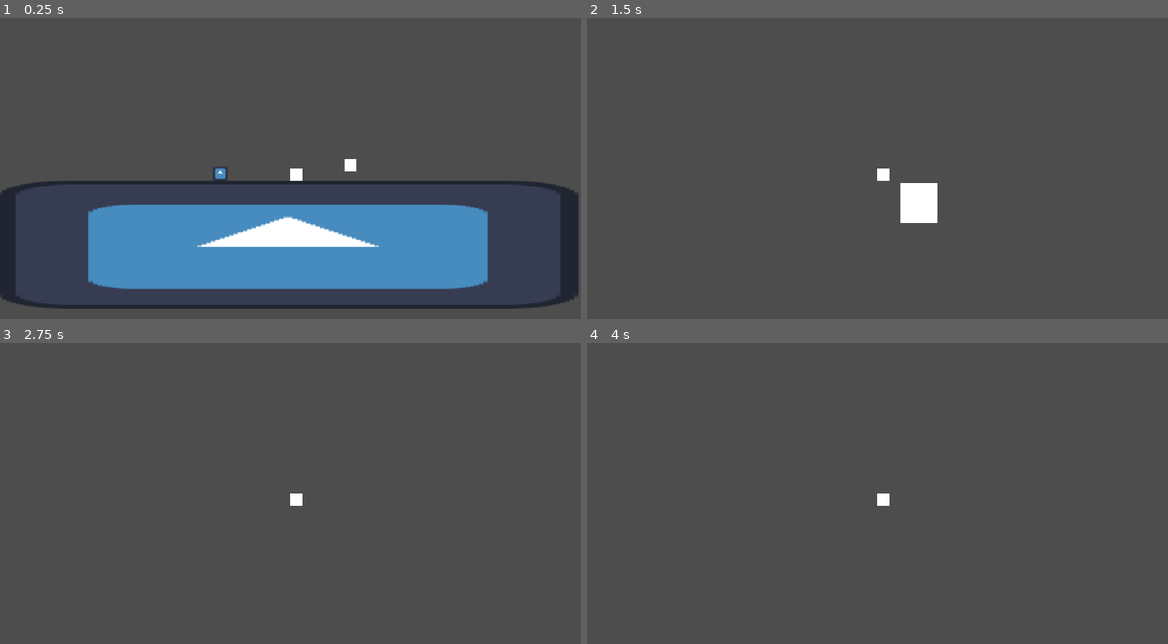
Above: before the commit, frames 1-4 (two rows, left to right).
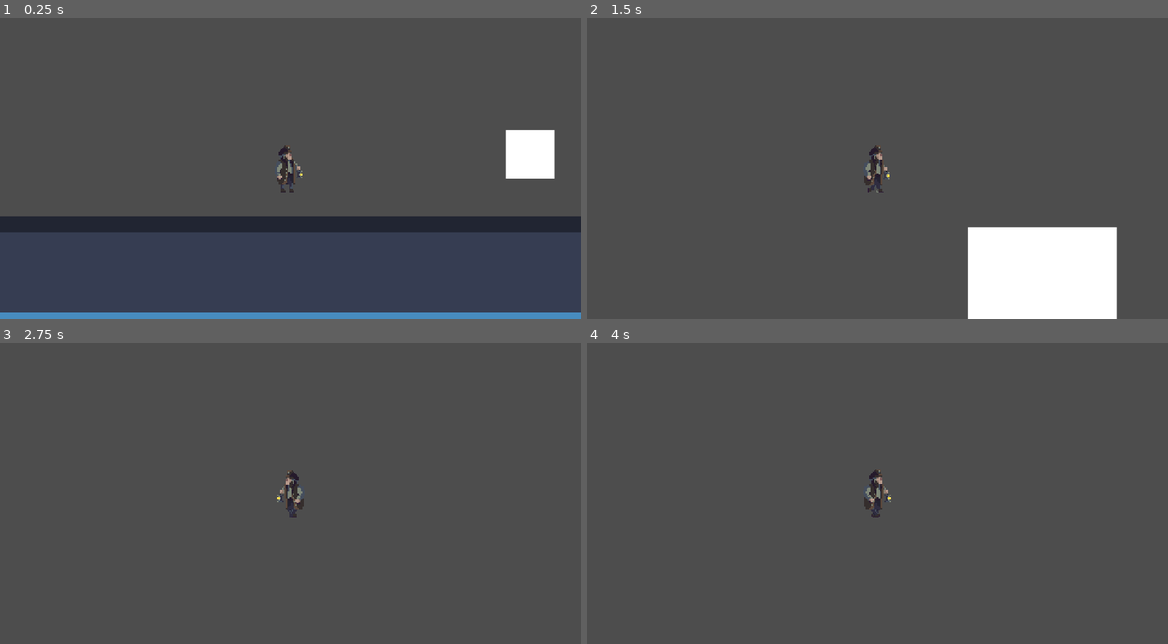
Above: after the commit, the same moments.

Repository: RinGilius/steampunk-metroidvania
Game: Godot game, scene res://Scenes/test.tscn
Same seed, same stepped clock (60 frames per second), same inputs: the game is played once before the commit and once after it. The engine's default icon, where the game draws it, is replaced by a stand-in: a white triangle on a blue panel in a dark square.
Inputs:
- Up to frame 1 (0.25 s): no input
- Up to frame 2 (1.5 s): hold Shift (is_move_box) 0.53-1.28 s; hold Right (player_right) from 0.53 s (still down); tap Z (player_jump) at 0.77 s; tap Shift (is_move_box) at 1.35 s
- Up to frame 3 (2.75 s): tap Z (player_jump) at 1.52 s; release Right (player_right) at 2.03 s; hold Left (player_left) from 2.03 s (still down); hold Shift (is_move_box) from 2.03 s (still down)
- Up to frame 4 (4 s): release Left (player_left) at 2.78 s; release Shift (is_move_box) at 2.78 s; hold Right (player_right) from 2.78 s (still down); tap Shift (is_move_box) at 2.85 s; tap Z (player_jump) at 3.02, 3.77 s; hold Shift (is_move_box) from 3.53 s (still down)

The runs differ from the first frame. In frame 1, 29% of the frame differs, in the area x 0-100%, y 37-100%; in frame 2, 9.1%; in frame 3, 0.3%; in frame 4, 0.4%.

Commit message:
Анимки

Diff:
--- a/Rouglike/Scenes/move_box.tscn
+++ /dev/null
@@ -1,14 +0,0 @@
-[gd_scene load_steps=2 format=3 uid="uid://cdpgbbiiuikrj"]
-
-[ext_resource type="Script" path="res://Scripts/move_box.gd" id="1_dgtsj"]
-
-[node name="Move_box" type="CharacterBody2D"]
-script = ExtResource("1_dgtsj")
-
-[node name="Collision" type="CollisionShape2D" parent="."]
-
-[node name="Texture" type="Sprite2D" parent="."]
-
-[node name="Area2D" type="Area2D" parent="."]
-
-[node name="CollisionShape2D" type="CollisionShape2D" parent="Area2D"]
--- a/Rouglike/Scenes/player.tscn
+++ b/Rouglike/Scenes/player.tscn
@@ -1,21 +1,150 @@
-[gd_scene load_steps=3 format=3 uid="uid://drpdnc0bowjei"]
+[gd_scene load_steps=21 format=3 uid="uid://drpdnc0bowjei"]
 
 [ext_resource type="Script" path="res://Scripts/player.gd" id="1_ai24e"]
+[ext_resource type="Texture2D" uid="uid://cq1o3tstxsgnh" path="res://Accets/Lighthouse_man.webp" id="2_a0dir"]
 
 [sub_resource type="RectangleShape2D" id="RectangleShape2D_xtdvu"]
-size = Vector2(40, 40)
+size = Vector2(8, 34)
+
+[sub_resource type="AtlasTexture" id="AtlasTexture_mln7i"]
+atlas = ExtResource("2_a0dir")
+region = Rect2(0, 0, 40, 40)
+
+[sub_resource type="AtlasTexture" id="AtlasTexture_rtwlu"]
+atlas = ExtResource("2_a0dir")
+region = Rect2(40, 0, 40, 40)
+
+[sub_resource type="AtlasTexture" id="AtlasTexture_2g2xi"]
+atlas = ExtResource("2_a0dir")
+region = Rect2(80, 0, 40, 40)
+
+[sub_resource type="AtlasTexture" id="AtlasTexture_517u1"]
+atlas = ExtResource("2_a0dir")
+region = Rect2(120, 0, 40, 40)
+
+[sub_resource type="AtlasTexture" id="AtlasTexture_e6ii0"]
+atlas = ExtResource("2_a0dir")
+region = Rect2(160, 0, 40, 40)
+
+[sub_resource type="AtlasTexture" id="AtlasTexture_o4o1f"]
+atlas = ExtResource("2_a0dir")
+region = Rect2(0, 40, 40, 40)
+
+[sub_resource type="AtlasTexture" id="AtlasTexture_ydqfg"]
+atlas = ExtResource("2_a0dir")
+region = Rect2(40, 40, 40, 40)
+
+[sub_resource type="AtlasTexture" id="AtlasTexture_ydi5f"]
+atlas = ExtResource("2_a0dir")
+region = Rect2(80, 40, 40, 40)
+
+[sub_resource type="AtlasTexture" id="AtlasTexture_tabb4"]
+atlas = ExtResource("2_a0dir")
+region = Rect2(120, 40, 40, 40)
+
+[sub_resource type="AtlasTexture" id="AtlasTexture_wtbaq"]
+atlas = ExtResource("2_a0dir")
+region = Rect2(160, 40, 40, 40)
+
+[sub_resource type="AtlasTexture" id="AtlasTexture_w3kjx"]
+atlas = ExtResource("2_a0dir")
+region = Rect2(200, 40, 40, 40)
+
+[sub_resource type="AtlasTexture" id="AtlasTexture_3pevx"]
+atlas = ExtResource("2_a0dir")
+region = Rect2(240, 40, 40, 40)
+
+[sub_resource type="AtlasTexture" id="AtlasTexture_20td2"]
+atlas = ExtResource("2_a0dir")
+region = Rect2(280, 40, 40, 40)
+
+[sub_resource type="AtlasTexture" id="AtlasTexture_4w3br"]
+atlas = ExtResource("2_a0dir")
+region = Rect2(320, 40, 40, 40)
+
+[sub_resource type="AtlasTexture" id="AtlasTexture_kad1v"]
+atlas = ExtResource("2_a0dir")
+region = Rect2(360, 40, 40, 40)
+
+[sub_resource type="AtlasTexture" id="AtlasTexture_4lr8v"]
+atlas = ExtResource("2_a0dir")
+region = Rect2(400, 40, 40, 40)
+
+[sub_resource type="SpriteFrames" id="SpriteFrames_f5npg"]
+animations = [{
+"frames": [{
+"duration": 1.0,
+"texture": SubResource("AtlasTexture_mln7i")
+}, {
+"duration": 1.0,
+"texture": SubResource("AtlasTexture_rtwlu")
+}, {
+"duration": 1.0,
+"texture": SubResource("AtlasTexture_2g2xi")
+}, {
+"duration": 1.0,
+"texture": SubResource("AtlasTexture_517u1")
+}, {
+"duration": 1.0,
+"texture": SubResource("AtlasTexture_e6ii0")
+}],
+"loop": true,
+"name": &"player_idle",
+"speed": 5.0
+}, {
+"frames": [{
+"duration": 1.0,
+"texture": SubResource("AtlasTexture_o4o1f")
+}, {
+"duration": 1.0,
+"texture": SubResource("AtlasTexture_ydqfg")
+}, {
+"duration": 1.0,
+"texture": SubResource("AtlasTexture_ydi5f")
+}, {
+"duration": 1.0,
+"texture": SubResource("AtlasTexture_tabb4")
+}, {
+"duration": 1.0,
+"texture": SubResource("AtlasTexture_wtbaq")
+}, {
+"duration": 1.0,
+"texture": SubResource("AtlasTexture_w3kjx")
+}, {
+"duration": 1.0,
+"texture": SubResource("AtlasTexture_3pevx")
+}, {
+"duration": 1.0,
+"texture": SubResource("AtlasTexture_20td2")
+}, {
+"duration": 1.0,
+"texture": SubResource("AtlasTexture_4w3br")
+}, {
+"duration": 1.0,
+"texture": SubResource("AtlasTexture_kad1v")
+}, {
+"duration": 1.0,
+"texture": SubResource("AtlasTexture_4lr8v")
+}],
+"loop": true,
+"name": &"player_move",
+"speed": 10.0
+}]
 
 [node name="Player" type="CharacterBody2D"]
 collision_layer = 2
 collision_mask = 20
 script = ExtResource("1_ai24e")
 
-[node name="ColorRect" type="ColorRect" parent="."]
-offset_right = 40.0
-offset_bottom = 40.0
-
 [node name="CollisionShape2D" type="CollisionShape2D" parent="."]
-position = Vector2(20, 20)
+position = Vector2(-4, 3)
 shape = SubResource("RectangleShape2D_xtdvu")
 
 [node name="Camera2D" type="Camera2D" parent="."]
+zoom = Vector2(4, 4)
+
+[node name="AnimatedSprite2D" type="AnimatedSprite2D" parent="."]
+sprite_frames = SubResource("SpriteFrames_f5npg")
+animation = &"player_idle"
+frame = 2
+frame_progress = 0.0166077
--- a/Rouglike/Scenes/test.tscn
+++ b/Rouglike/Scenes/test.tscn
@@ -1,22 +1,15 @@
-[gd_scene load_steps=10 format=3 uid="uid://im4axeme4rff"]
+[gd_scene load_steps=7 format=3 uid="uid://im4axeme4rff"]
 
 [ext_resource type="PackedScene" uid="uid://drpdnc0bowjei" path="res://Scenes/player.tscn" id="1_a356g"]
 [ext_resource type="PackedScene" uid="uid://bao402kmlnv0s" path="res://Scenes/perehod.tscn" id="2_41y65"]
 [ext_resource type="PackedScene" uid="uid://daknfdfvkyud4" path="res://Scenes/ui.tscn" id="3_o7tts"]
 [ext_resource type="Texture2D" uid="uid://cue77j21dgidp" path="res://icon.svg" id="4_scqc4"]
-[ext_resource type="PackedScene" uid="uid://cdpgbbiiuikrj" path="res://Scenes/move_box.tscn" id="5_57ep5"]
 
 [sub_resource type="RectangleShape2D" id="RectangleShape2D_c46yl"]
 size = Vector2(65, 77)
 
 [sub_resource type="RectangleShape2D" id="RectangleShape2D_m2xk6"]
 size = Vector2(1928, 425)
-
-[sub_resource type="RectangleShape2D" id="RectangleShape2D_o4s54"]
-size = Vector2(40, 48)
-
-[sub_resource type="CircleShape2D" id="CircleShape2D_4mn7s"]
-radius = 32.0
 
 [node name="Test" type="Node2D"]
 
@@ -49,22 +42,3 @@
 [node name="CollisionShape2D" type="CollisionShape2D" parent="StaticBody2D"]
 position = Vector2(-4, 284.5)
 shape = SubResource("RectangleShape2D_m2xk6")
-
-[node name="Move_box" parent="." instance=ExtResource("5_57ep5")]
-
-[node name="Collision" parent="Move_box" index="0"]
-position = Vector2(-236, 48)
-shape = SubResource("RectangleShape2D_o4s54")
-
-[node name="Texture" parent="Move_box" index="1"]
-position = Vector2(-232, 48)
-scale = Vector2(0.375, 0.375)
-texture = ExtResource("4_scqc4")
-
-[node name="Area2D" parent="Move_box" index="2"]
-position = Vector2(-232, 48)
-
-[node name="CollisionShape2D" parent="Move_box/Area2D" index="0"]
-shape = SubResource("CircleShape2D_4mn7s")
-
-[editable path="Move_box"]
--- a/Rouglike/Scripts/move_box.gd
+++ /dev/null
@@ -1,6 +0,0 @@
-extends CharacterBody2D
-
-@onready var player = $"../Player"
-func  _process(delta):
-	if Input.is_action_pressed("is_move_box", 1):
-		velocity.x = player.velocity.x
--- a/Rouglike/Scripts/player.gd
+++ b/Rouglike/Scripts/player.gd
@@ -1,12 +1,15 @@
 extends CharacterBody2D
 
 var speed = 10000
+
+@onready var anim = $AnimatedSprite2D
 
 var jump_velocity = -25000
 
 var gravity = ProjectSettings.get_setting("physics/2d/default_gravity")
 func _ready():
 	position = GameManager.change_position
+	anim.play("player_idle")
 func _physics_process(delta):
 	if not is_on_floor():
 		velocity.y += gravity * delta
@@ -16,4 +19,15 @@
 			velocity.y = jump_velocity * delta
 	var direction = Input.get_axis("player_left","player_right")
 	velocity.x = direction * speed * delta
+	animate()
 	move_and_slide()
+
+func animate():
+	if velocity.x > 0:
+		anim.flip_h = false
+	elif velocity.x < 0:
+		anim.flip_h = true
+	if velocity.x:
+		anim.play("player_move")
+	else:
+		anim.play("player_idle")
Binary file added: Rouglike/Accets/Lighthouse_man.webp
Not shown, added: Rouglike/Accets/Lighthouse_man.webp.import
Binary file added: Rouglike/Accets/pixil-frame-0.png
Not shown, added: Rouglike/Accets/pixil-frame-0.png.import
